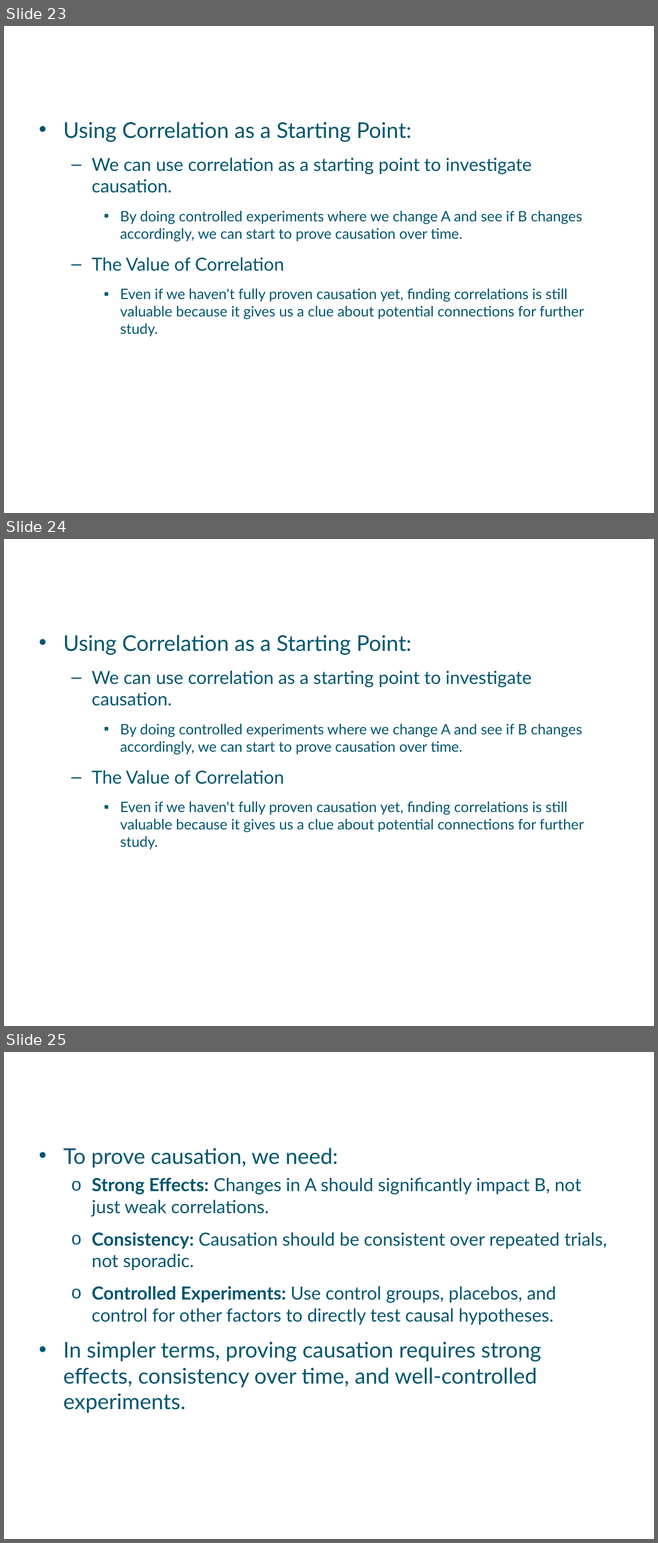
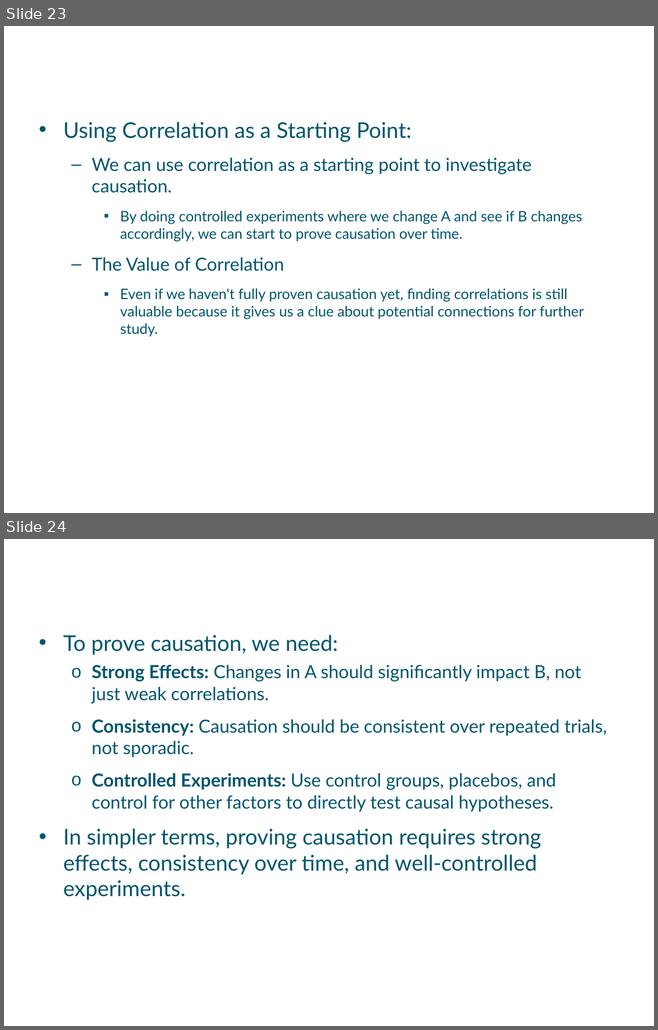
Before and after one commit to a099954/ABC-Program, a slide deck: Data Literacy/Day 2 Questioning Data /02-Questioning Data - Final.pptx. Shown one above the other, each under a label of ours: slides 23, 24 and 25 before the commit, slides 23 and 24 after it. The pictures are 658x1543 and 658x1030 pixels, drawn with LibreOffice and Linux fonts; fonts in the diff are those of the drawing; background and template pictures are left out. Boxes give left, top, right and bottom in pixels: in the first picture for what was removed or moved away, otherwise in the second. Text is boxed around its words. In the diff, an @@ line names an element or a change of style, - is before the commit and + after.

```diff
--- a/Data Literacy/Day 2 Questioning Data /02-Questioning Data - Final.pptx
+++ b/Data Literacy/Day 2 Questioning Data /02-Questioning Data - Final.pptx
@@ slide 24 removed at box(4, 539, 654, 1026), background #FFFFFF @@
@@ text removed at box(63, 635, 583, 850) @@
-• Using Correlation as a Starting Point:
-  – We can use correlation as a starting point to investigate causation.
-    ▪ By doing controlled experiments where we change A and see if B changes accordingly, we can start to prove causation over time.
-  – The Value of Correlation
-    ▪ Even if we haven't fully proven causation yet, finding correlations is still valuable because it gives us a clue about potential connections for further study.
@@ title removed at box(92, 692, 172, 706) @@
-Proving Causation
@@ what was slide 25 is now slide 24 @@
```
Also in this commit, not shown: 10 other files.
